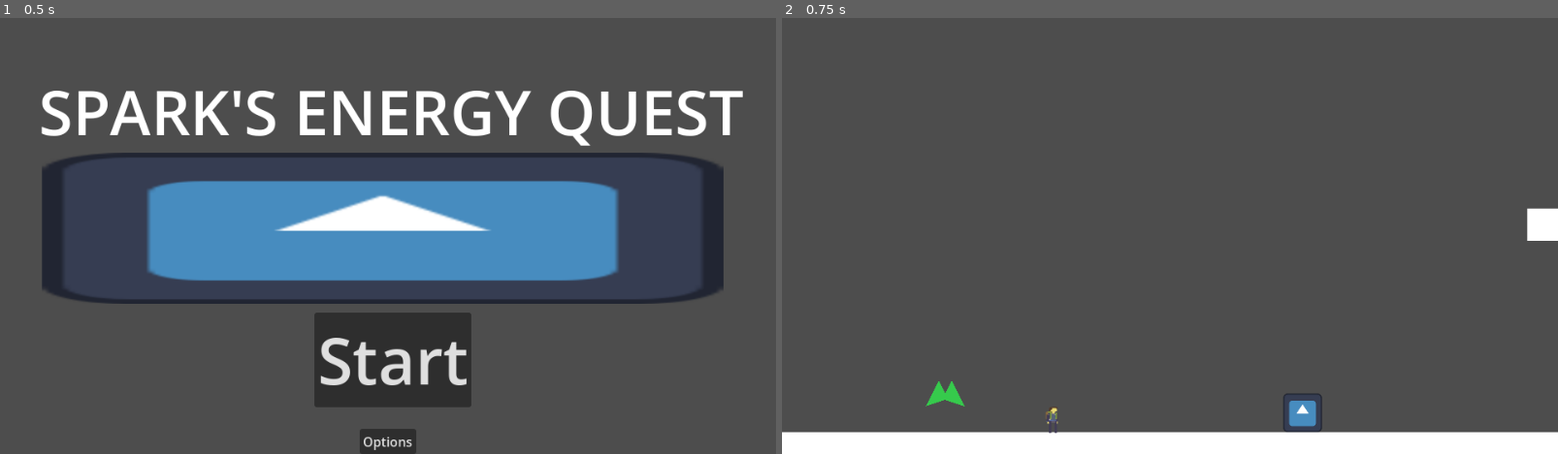
Above: before the commit, frames 1-2 (left to right).
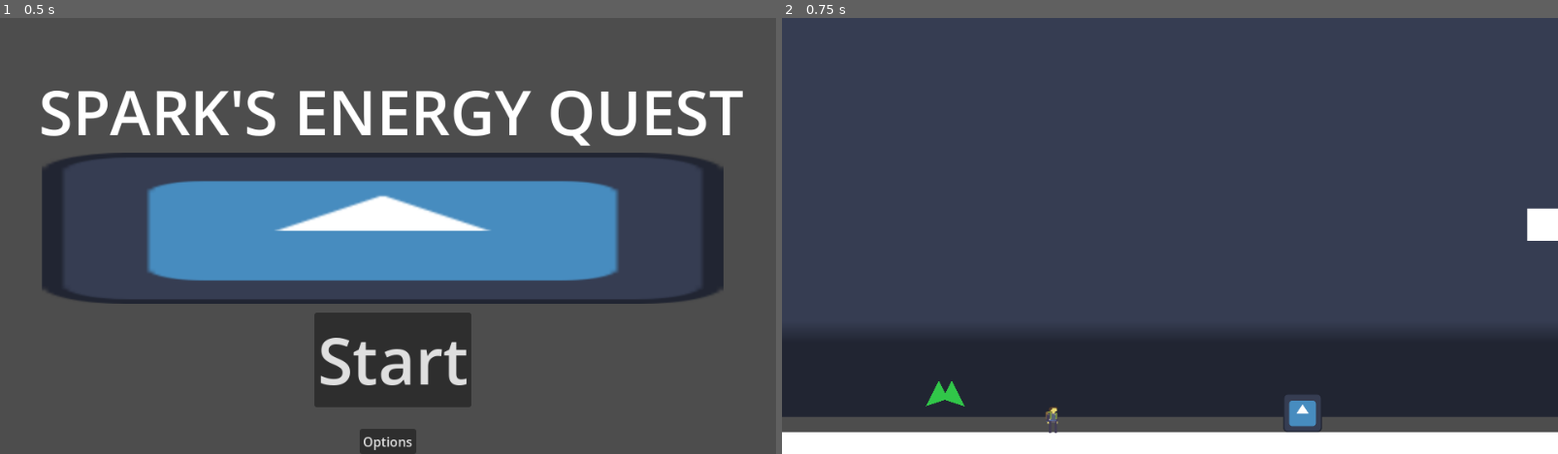
Above: after the commit, the same moments.

Repository: The-Spark-Industries/spark-energy
Game: Godot game, scene res://Master Scenes/titleScreen.tscn
Two runs of this game, one before a commit and one after it. Both use one fixed random seed, a clock stepped at 60 frames per second and the inputs below. The engine's default icon, where the game draws it, is replaced by a stand-in: a white triangle on a blue panel in a dark square.
Inputs:
- Up to frame 1 (0.5 s): no input
- Up to frame 2 (0.75 s): click "Start" at 0.5 s

Frame 1 is identical in both runs. In frame 2, 21% of the frame differs, in the area x 0-100%, y 70-92%.

Commit message:
Level 1 Wire Path

Diff:
--- a/Master Scenes/level1.tscn
+++ b/Master Scenes/level1.tscn
@@ -1,5 +1,6 @@
 [gd_scene format=3 uid="uid://c812w5iknq1es"]
 
+[ext_resource type="Texture2D" uid="uid://03g8lcmq571u" path="res://icon.svg" id="1_21y3i"]
 [ext_resource type="Script" uid="uid://ddurd58npppi" path="res://Scripts/Player.gd" id="1_vly50"]
 [ext_resource type="PackedScene" uid="uid://u8w5e8g3euut" path="res://Master Scenes/gameInterface.tscn" id="3_303fj"]
 [ext_resource type="Script" uid="uid://hxb45dpv1eq5" path="res://Scripts/RoomCamera.gd" id="3_roomcam"]
@@ -8,6 +9,7 @@
 [ext_resource type="Script" uid="uid://b5agu4nw8ytqn" path="res://Scripts/WirePath.gd" id="5_wirepath"]
 [ext_resource type="Texture2D" uid="uid://c22qdf1xpvi54" path="res://1_Main Character Assets/Spark Assets/Spark Animations/jumping_spark.png" id="6_aqaee"]
 [ext_resource type="Script" uid="uid://bqfwoq83t3tyc" path="res://Scripts/WireEnd.gd" id="6_wireend"]
+[ext_resource type="Script" uid="uid://bygr2ybvvksib" path="res://Master Scenes/playercamera.gd" id="7_naso3"]
 [ext_resource type="PackedScene" uid="uid://dgy5vnulqv524" path="res://Master Scenes/WaterBlock.tscn" id="7_rgorn"]
 [ext_resource type="PackedScene" path="res://Master Scenes/Checkpoint.tscn" id="8_tiul6"]
 [ext_resource type="PackedScene" uid="uid://g5lflum2cu2t" path="res://Master Scenes/WaterShoes.tscn" id="9_gdrb5"]
@@ -255,6 +257,12 @@
 radius = 60.0
 
 [node name="Level1" type="Node2D" unique_id=320706740]
+
+[node name="Sprite2D" type="Sprite2D" parent="." unique_id=710869245]
+texture_repeat = 2
+position = Vector2(63.000244, -407.99997)
+scale = Vector2(45.625, 26.28125)
+texture = ExtResource("1_21y3i")
 
 [node name="platform" type="StaticBody2D" parent="." unique_id=1844586003]
 position = Vector2(853, 1353)
@@ -389,6 +397,12 @@
 sprite_frames = SubResource("SpriteFrames_g77rh")
 animation = &"jump"
 
+[node name="playercamera" type="Camera2D" parent="CharacterBody2D" unique_id=1358423822]
+position = Vector2(6, -55)
+enabled = false
+zoom = Vector2(1.2, 1.2)
+script = ExtResource("7_naso3")
+
 [node name="CameraPoints" type="Node2D" parent="." unique_id=672961212]
 position = Vector2(-1099, 1050)
 
--- /dev/null
+++ b/Master Scenes/playercamera.gd
@@ -0,0 +1,14 @@
+extends Camera2D
+
+
+# Called when the node enters the scene tree for the first time.
+func _ready() -> void:
+	self.enabled=false
+
+
+# Called every frame. 'delta' is the elapsed time since the previous frame.
+func _process(delta: float) -> void:
+	if (Global.wiremode==false):
+		self.enabled= false
+	elif (Global.wiremode==true):
+		self.enabled= true
--- a/Scripts/Player.gd
+++ b/Scripts/Player.gd
@@ -48,6 +48,7 @@
 @onready var animPlayer: AnimationPlayer = get_node_or_null("AnimationPlayer")
 
 func _ready() -> void:
+	#Global.wiremode= false
 	set_meta("pipe_traveling", false)
 	set_meta("tag", "player")
 
@@ -69,7 +70,13 @@
 func _physics_process(delta: float) -> void:
 	if get_meta("pipe_traveling", false):
 		velocity = Vector2.ZERO
+		Global.wiremode=true
+
 		return
+	else :
+		Global.wiremode=false
+
+
 
 	var direction = Input.get_axis("ui_left", "ui_right")
 
@@ -189,10 +196,12 @@
 	return _pipes_inside.back()
 
 func _on_pipe_entered(pipe_end: Node) -> void:
+	#Global.wiremode= true
 	if pipe_end not in _pipes_inside:
 		_pipes_inside.append(pipe_end)
 
 func _on_pipe_exited(pipe_end: Node) -> void:
+	#Global.wiremode= false
 	_pipes_inside.erase(pipe_end)
 
 func entered_water() -> void:
--- a/Scripts/RoomCamera.gd
+++ b/Scripts/RoomCamera.gd
@@ -26,6 +26,7 @@
 var _tween: Tween
 
 func _ready() -> void:
+	self.enabled=true
 	position_smoothing_enabled = false
 	drag_horizontal_enabled = false
 	drag_vertical_enabled = false
@@ -41,6 +42,12 @@
 		_current_target = _closest_target_to(_player.global_position)
 		if _current_target:
 			global_position = _current_target.global_position
+
+func _process(delta: float) -> void:
+	if (Global.wiremode==false):
+		self.enabled= true
+	if (Global.wiremode==true):
+		self.enabled= false
 
 func _physics_process(_delta: float) -> void:
 	if not _player or _targets.is_empty():
@@ -85,6 +92,7 @@
 	_tween.set_trans(_int_to_trans(transition_trans))
 	_tween.set_ease(_int_to_ease(transition_ease))
 	_tween.tween_property(self, "global_position", target_pos, transition_duration)
+	_tween.set_speed_scale(1.25)
 
 func _int_to_trans(idx: int) -> Tween.TransitionType:
 	match idx:
--- a/Scripts/WirePath.gd
+++ b/Scripts/WirePath.gd
@@ -2,7 +2,7 @@
 class_name WirePath
 
 ## Wire travel speed in pixels per second (approx.).
-@export var travel_speed: float = 800.0
+@export var travel_speed: float = 2400.0
 
 ## Offset applied at the exit endpoint so the player doesn't overlap it.
 @export var exit_offset: Vector2 = Vector2(0.0, -80.0)
@@ -113,7 +113,7 @@
 		if (Global.turboMode==true):
 			travel_speed= 99999.0
 		if (Global.turboMode ==false):
-			travel_speed= 800.0
+			travel_speed= 2400.0
 		duration = distance / travel_speed
 
 
--- a/Scripts/global.gd
+++ b/Scripts/global.gd
@@ -12,7 +12,7 @@
 var inventory: Array = []
 var max_inventory_size= 100
 
-
+var wiremode: bool = false
 var turboMode: bool = false
 
 func _ready() -> void:
Not shown, added: Master Scenes/playercamera.gd.uid
